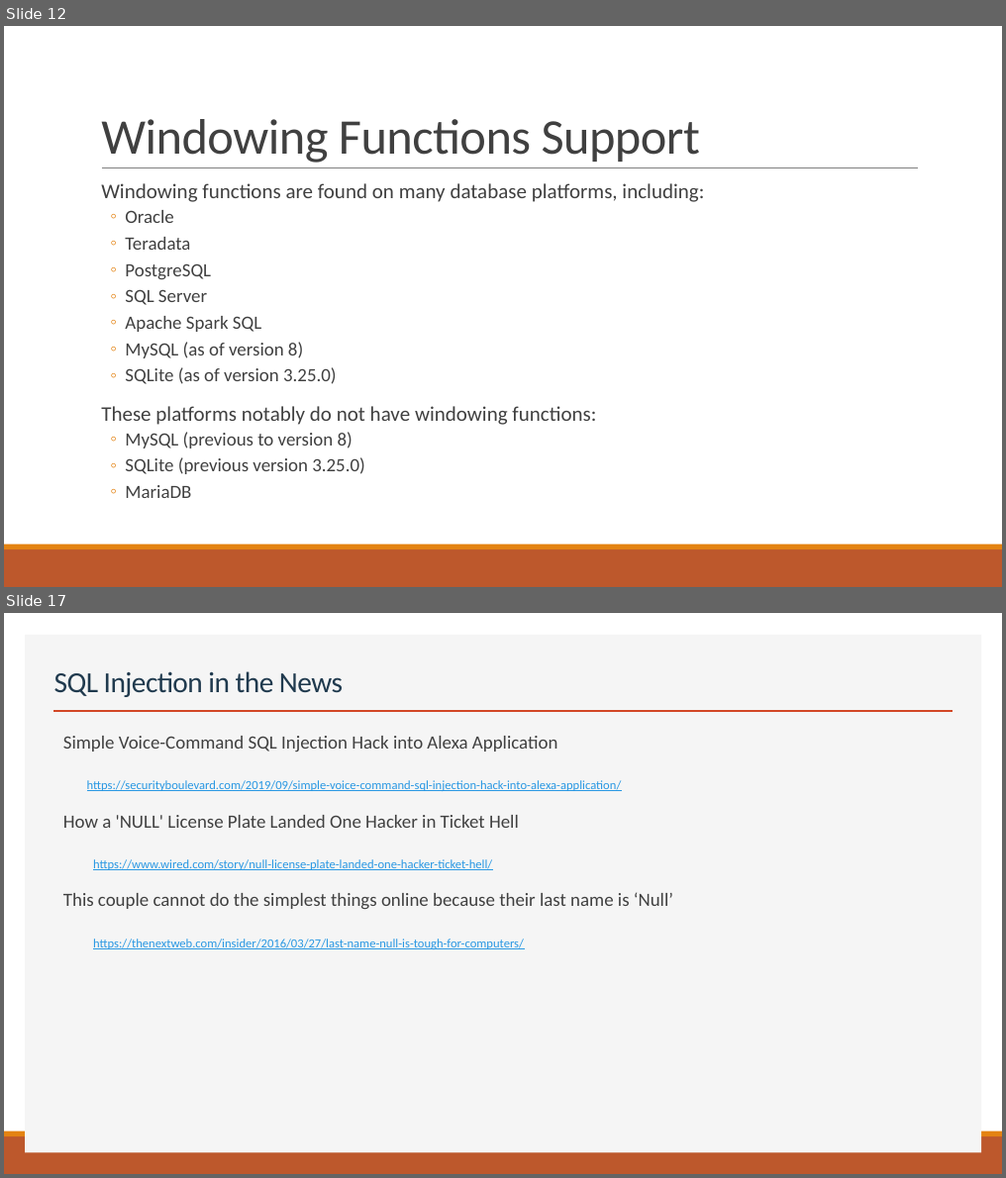
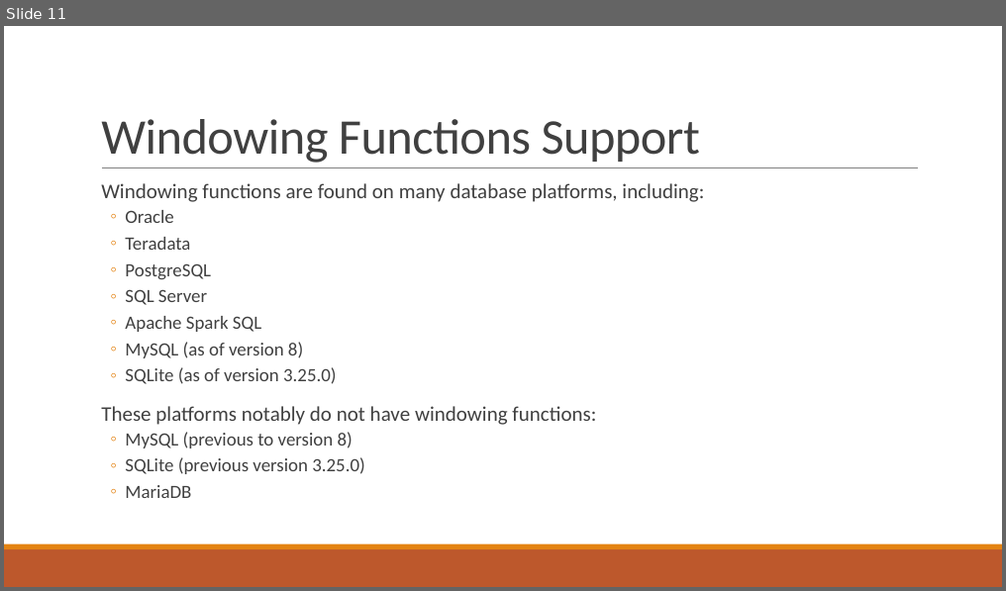
Before and after one commit to thomasnield/oreilly_intermediate_sql_for_data, a slide deck: oreilly_intermediate_sql_for_data_analysis.pptx. Shown one above the other, each under a label of ours: slides 12 and 17 before the commit, slide 11 after it; the slides between them are not shown. The pictures are 1006x1178 and 1006x591 pixels, drawn with LibreOffice and Linux fonts; fonts in the diff are those of the drawing. Boxes give left, top, right and bottom in pixels: in the first picture for what was removed or moved away, otherwise in the second. Text is boxed around its words. In the diff, an @@ line names an element or a change of style, - is before the commit and + after.

```diff
--- a/oreilly_intermediate_sql_for_data_analysis.pptx
+++ b/oreilly_intermediate_sql_for_data_analysis.pptx
@@ slide 17 removed at [4, 613, 1002, 1174], background #FFFFFF; not listed: 2 template elements that a slide beside it also shows @@
@@ rectangle removed at [25, 635, 982, 1154] @@
@@ title removed at [54, 671, 343, 697] @@
-SQL Injection in the News
@@ line removed from (54, 711) to (952, 711) @@
@@ text removed at [63, 736, 673, 950] @@
-  Simple Voice-Command SQL Injection Hack into Alexa Application
-  https://securityboulevard.com/2019/09/simple-voice-command-sql-injection-hack-into-alexa-application/
-  How a 'NULL' License Plate Landed One Hacker in Ticket Hell
-  https://www.wired.com/story/null-license-plate-landed-one-hacker-ticket-hell/
-  This couple cannot do the simplest things online because their last name is ‘Null’
-  https://thenextweb.com/insider/2016/03/27/last-name-null-is-tough-for-computers/
@@ what was slide 12 is now slide 11 @@
```
Also in this commit, not shown: 3 slides changed, 6 other slides removed, 4 other files.
